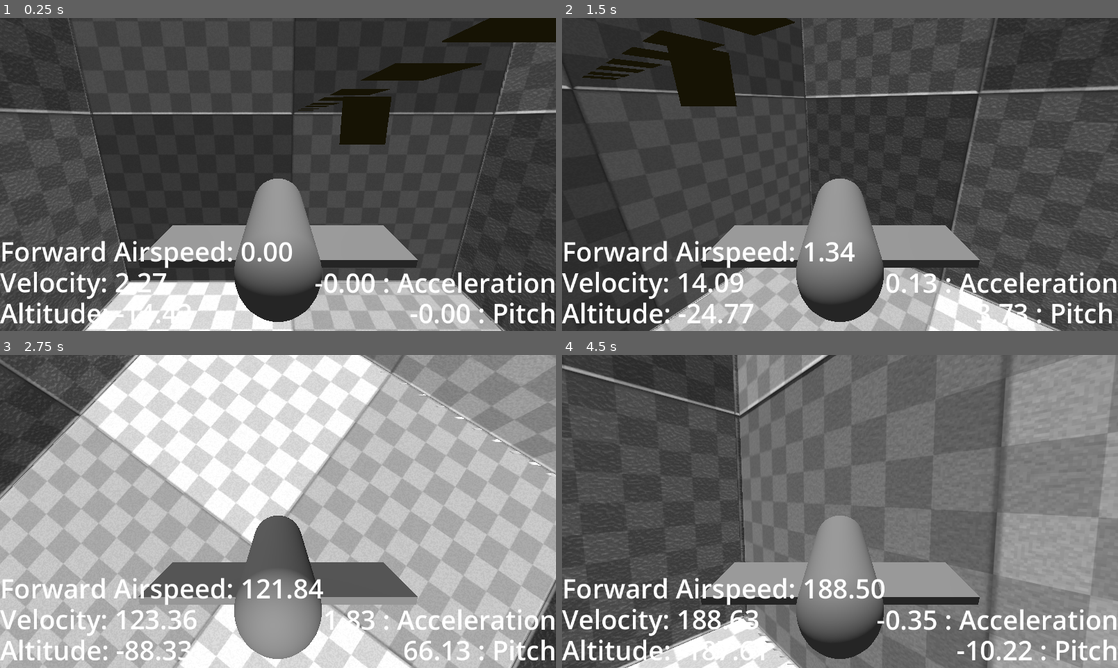
Above: before the commit, frames 1-4 (two rows, left to right).
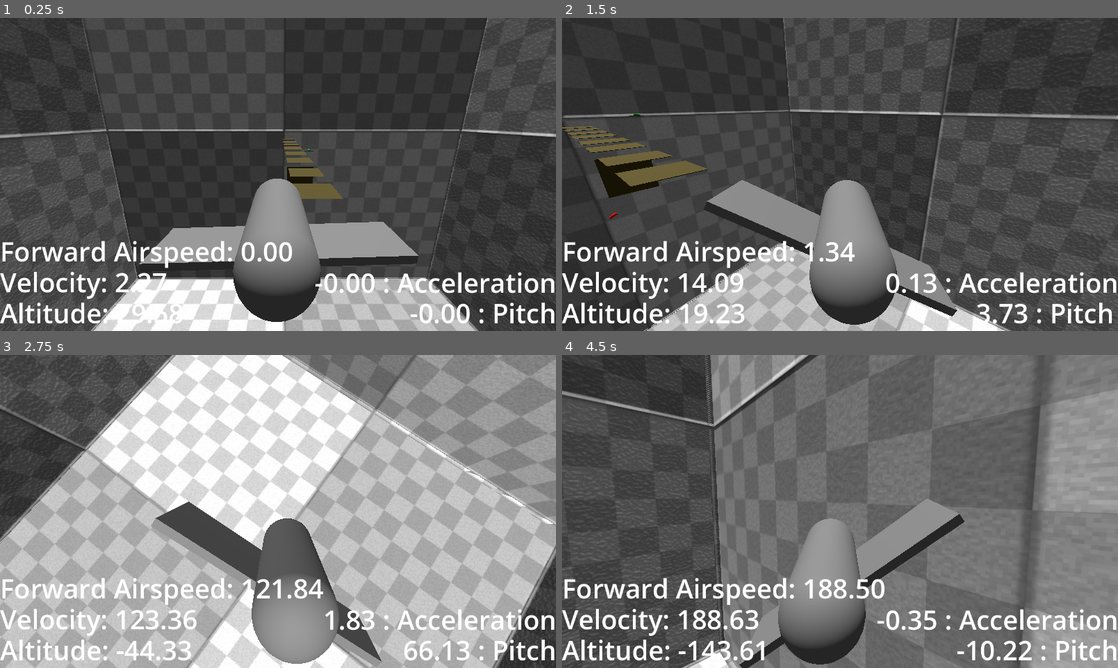
Above: after the commit, the same moments.

Repository: BeegFloppa15/Project_Airdrifter
Game: Godot game, scene res://Scenes/Levels/testing_scene_1.tscn
Same seed, same stepped clock (60 frames per second), same inputs: the game is played once before the commit and once after it.
Inputs:
- Up to frame 1 (0.25 s): no input
- Up to frame 2 (1.5 s): hold D (bank_right) 0.53-1.28 s; hold W (pitch_down) from 1.28 s (still down)
- Up to frame 3 (2.75 s): release W (pitch_down) at 2.03 s; hold D (bank_right) from 2.03 s (still down)
- Up to frame 4 (4.5 s): release D (bank_right) at 2.78 s; hold S (pitch_up) 2.78-3.53 s; hold A (bank_left) from 3.53 s (still down)

The runs differ from the first frame. In frame 1, 15% of the frame differs, in the area x 0-100%, y 0-100%; in frame 2, 23%; in frame 3, 46%; in frame 4, 27%.

Commit message:
Reworked wind areas to work with new glider model, and added rolling animations

Diff:
--- /dev/null
+++ b/airdrifter-v1/Gliders/Glider_Mesh_Rotater.gd
@@ -0,0 +1,12 @@
+extends Node3D
+
+var parent_glider: RigidBody3D
+@export var rotation_curve: Curve
+
+func _ready() -> void:
+	parent_glider = get_parent_node_3d()
+
+func _process(delta: float) -> void:
+	rotation.z = deg_to_rad(rotation_curve.sample(rad_to_deg(parent_glider.angular_velocity.y)))
+	#print(rotation_curve.sample(parent_glider.angular_velocity.y))
+	#print(rotation.z)
--- a/airdrifter-v1/Gliders/glider_v_1.tscn
+++ b/airdrifter-v1/Gliders/glider_v_1.tscn
@@ -1,10 +1,16 @@
-[gd_scene load_steps=8 format=3 uid="uid://daa4md30g68ha"]
+[gd_scene load_steps=10 format=3 uid="uid://daa4md30g68ha"]
 
 [ext_resource type="Script" uid="uid://cg1klm3q47wam" path="res://Gliders/ElytraGlider2.gd" id="1_fv0t4"]
+[ext_resource type="Script" uid="uid://cinbrttlmabq1" path="res://Gliders/Glider_Mesh_Rotater.gd" id="2_8s163"]
 
 [sub_resource type="PhysicsMaterial" id="PhysicsMaterial_eub4b"]
 bounce = 0.02
 absorbent = true
+
+[sub_resource type="Curve" id="Curve_6y5t4"]
+_limits = [-40.0, 40.0, -110.0, 110.0]
+_data = [Vector2(-110, 40), 0.0, -0.0721771, 0, 0, Vector2(110, -40), 0.0, 0.0, 0, 0]
+point_count = 2
 
 [sub_resource type="BoxMesh" id="BoxMesh_5gnin"]
 size = Vector3(1, 0.135, 4)
@@ -30,6 +36,8 @@
 script = ExtResource("1_fv0t4")
 
 [node name="Mesh" type="Node3D" parent="."]
+script = ExtResource("2_8s163")
+rotation_curve = SubResource("Curve_6y5t4")
 
 [node name="Wing" type="MeshInstance3D" parent="Mesh"]
 transform = Transform3D(-4.37114e-08, 0, 1, 0, 1, 0, -1, 0, -4.37114e-08, 0, 0, 0)
--- a/airdrifter-v1/Scenes/Levels/testing_scene_1.tscn
+++ b/airdrifter-v1/Scenes/Levels/testing_scene_1.tscn
@@ -25,7 +25,10 @@
 size = Vector3(1000, 1000, 1000)
 
 [sub_resource type="BoxShape3D" id="BoxShape3D_hi084"]
-size = Vector3(70, 159, 377)
+size = Vector3(267, 159, 377)
+
+[sub_resource type="BoxShape3D" id="BoxShape3D_dmsko"]
+size = Vector3(116, 212, 50)
 
 [sub_resource type="BoxShape3D" id="BoxShape3D_1m6sy"]
 size = Vector3(3000, 2, 6026)
@@ -36,7 +39,7 @@
 transform = Transform3D(-1, -1.69879e-08, 8.57563e-08, 2.26267e-08, 0.89722, 0.441584, -8.44439e-08, 0.441584, -0.89722, -15.2671, 26.0978, -12.671)
 
 [node name="Glider V1" parent="." instance=ExtResource("1_ub46j")]
-transform = Transform3D(1, -2.98023e-08, 0, 2.98023e-08, 1, 0, -1.77636e-15, 0, 1, 37, -14.1304, -25)
+transform = Transform3D(1, -2.98023e-08, 0, 2.98023e-08, 1, 0, -1.77636e-15, 0, 1, 17, 29.8696, -86)
 use_this_cam = true
 
 [node name="Glider V2" parent="." instance=ExtResource("2_hi084")]
@@ -253,17 +256,29 @@
 [node name="Wind Areas" type="Node" parent="."]
 
 [node name="Wind Area" parent="Wind Areas" instance=ExtResource("5_hi084")]
-transform = Transform3D(1, 0, 0, 0, 1, 0, 0, 0, 1, 176, -13, 9)
+transform = Transform3D(1, 0, 0, 0, 1, 0, 0, 0, 1, 13, -13, 9)
+wind_force_magnitude = 100.0
+wind_source_path = NodePath("Marker3D")
+
+[node name="Marker3D" type="Marker3D" parent="Wind Areas/Wind Area"]
+transform = Transform3D(-4.37114e-08, 0, -1, 0, 1, 0, 1, 0, -4.37114e-08, 0, 1, 0)
+gizmo_extents = 1.05
+
+[node name="CollisionShape3D" type="CollisionShape3D" parent="Wind Areas/Wind Area"]
+transform = Transform3D(1, 0, 0, 0, 1, 0, 0, 0, 1, 108.5, -70.5, 163.5)
+shape = SubResource("BoxShape3D_hi084")
+
+[node name="Wind Area2" parent="Wind Areas" instance=ExtResource("5_hi084")]
+transform = Transform3D(1, 0, 0, 0, 1, 0, 0, 0, 1, 78, 0, 200)
 wind_force_magnitude = 500.0
 wind_source_path = NodePath("Marker3D")
 
-[node name="Marker3D" type="Marker3D" parent="Wind Areas/Wind Area"]
-transform = Transform3D(1, 0, 0, 0, 0, -1, 0, 1, 0, 0, 1, 0)
-gizmo_extents = 1.05
-
-[node name="CollisionShape3D" type="CollisionShape3D" parent="Wind Areas/Wind Area"]
-transform = Transform3D(1, 0, 0, 0, 1, 0, 0, 0, 1, 10, -70.5, 163.5)
-shape = SubResource("BoxShape3D_hi084")
+[node name="CollisionShape3D" type="CollisionShape3D" parent="Wind Areas/Wind Area2"]
+transform = Transform3D(1, 0, 0, 0, 1, 0, 0, 0, 1, 43, -21, 0)
+shape = SubResource("BoxShape3D_dmsko")
+
+[node name="Marker3D" type="Marker3D" parent="Wind Areas/Wind Area2"]
+transform = Transform3D(1, 0, 0, 0, -4.37114e-08, -1, 0, 1, -4.37114e-08, 1, 0, 0)
 
 [node name="TP_Debugging" type="Node" parent="."]
 
--- a/airdrifter-v1/Scenes/Levels/testing_scene_2_wind.tscn
+++ b/airdrifter-v1/Scenes/Levels/testing_scene_2_wind.tscn
@@ -97,6 +97,7 @@
 transform = Transform3D(1, 0, 0, 0, 1, 0, 0, 0, 1, -10, 0, 0)
 wind_force_magnitude = 5.094
 wind_source_path = NodePath("Marker3D")
+debug_cloth = true
 
 [node name="CollisionShape3D" type="CollisionShape3D" parent="Wind Area"]
 shape = SubResource("CylinderShape3D_3lx50")
--- a/airdrifter-v1/Scenes/wind_area.tscn
+++ b/airdrifter-v1/Scenes/wind_area.tscn
@@ -1,6 +1,6 @@
 [gd_scene load_steps=5 format=3 uid="uid://b7q3mc7feqq3s"]
 
-[ext_resource type="Script" uid="uid://d1k0tmx72gybb" path="res://Scenes/wind_area.gd" id="1_ajvy3"]
+[ext_resource type="Script" uid="uid://b3tsqwwrt24gv" path="res://Scenes/wind_area_2.gd" id="1_ajvy3"]
 
 [sub_resource type="Curve" id="Curve_gt5j3"]
 _data = [Vector2(0, 1), 0.0, 0.0, 0, 0, Vector2(1, 0.602418), -0.59175, 0.0, 0, 0]
--- /dev/null
+++ b/airdrifter-v1/Scenes/wind_area_2.gd
@@ -0,0 +1,32 @@
+extends Area3D
+
+## Will match the wind direction of the area
+var wind_direction: Vector3
+## A reference to the player's glider, which will be initialized when it enters the area for the first time
+var player_glider: ElytraGlider2
+## If true, a windsock will appear and indicate wind direction
+@export var debug_cloth: bool = true
+
+func _ready() -> void:
+	# By default, physics process will be deactivated.
+	set_physics_process(false)
+
+	var wind_marker = get_node(wind_source_path)
+
+	# Rotating a unit vector to point in the -Z direction of the wind marker
+	wind_direction = Vector3(0, 0, 1).rotated(Vector3(0, 1, 0), wind_marker.rotation.y).rotated(Vector3(1, 0, 0), wind_marker.rotation.x)
+	wind_direction *= -1.0
+
+	if !debug_cloth:
+		$Debug_Cloth.queue_free()
+
+
+
+func _on_body_entered(body: Node3D) -> void:
+	if body is ElytraGlider2:
+		player_glider = body
+		player_glider.add_constant_central_force(wind_direction * wind_force_magnitude)
+
+func _on_body_exited(body: Node3D) -> void:
+	if body == player_glider:
+		player_glider.add_constant_central_force(wind_direction * wind_force_magnitude * -1.0)
Renamed: airdrifter-v1/Scripts/Elytra_Glider.gd -> airdrifter-v1/Gliders/Elytra_Glider.gd
Renamed: airdrifter-v1/Scripts/Elytra_Glider.gd.uid -> airdrifter-v1/Gliders/Elytra_Glider.gd.uid
Not shown, added: airdrifter-v1/Gliders/Glider_Mesh_Rotater.gd.uid
Not shown: 1 places in airdrifter-v1/Scenes/Levels/testing_scene_1.tscn that only renumber resources
Not shown, added: airdrifter-v1/Scenes/wind_area_2.gd.uid
